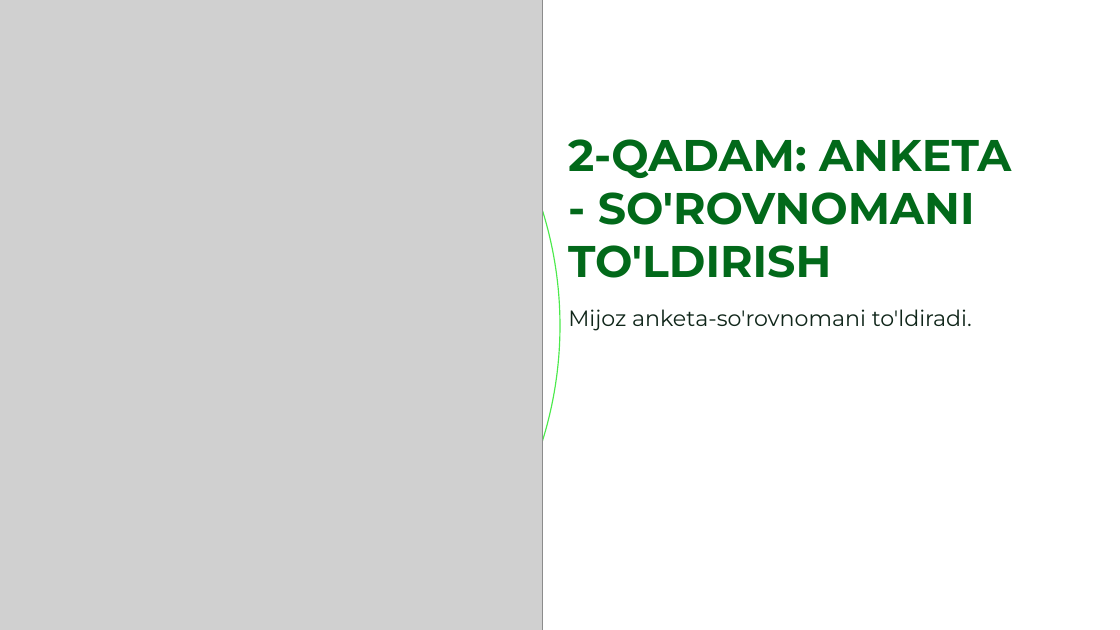
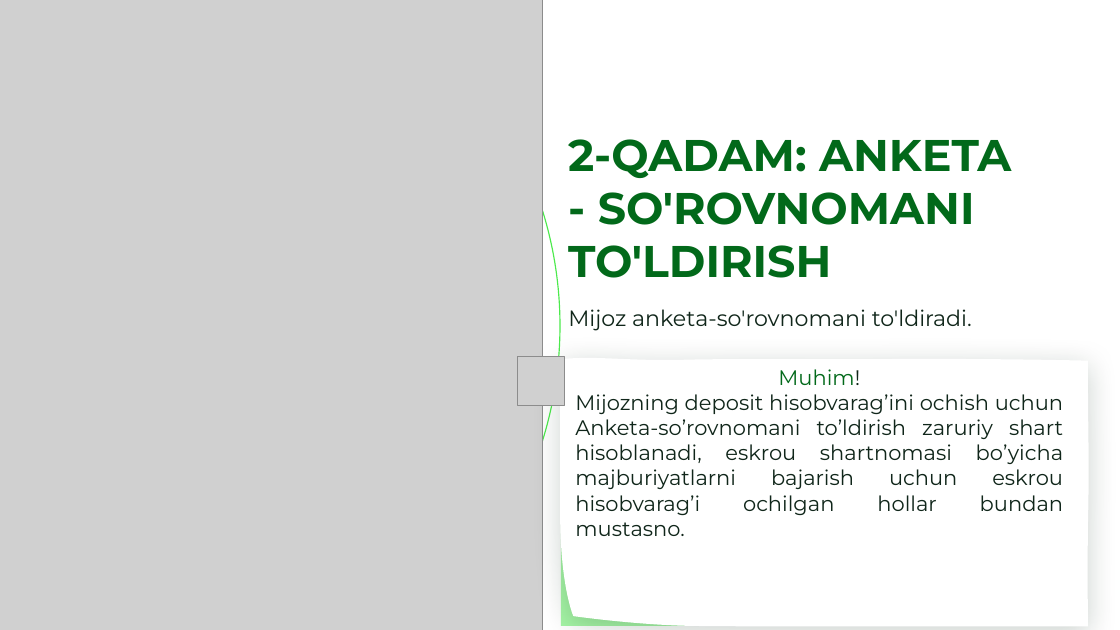
Before and after one commit to pusijuice5-coder/-1, a slide deck: slide 69 of OVZ_kurs_nerezidenty_novyj_dizajn.pptx. Drawn at 1120x630 pixels with LibreOffice and Linux fonts; fonts in the diff are those of the drawing; grey boxes stand for pictures; background and template pictures are left out. Boxes give left, top, right and bottom in pixels: in the first picture for what was removed or moved away, otherwise in the second. Text is boxed around its words. In the diff, an @@ line names an element or a change of style, - is before the commit and + after.

```diff
--- a/OVZ_kurs_nerezidenty_novyj_dizajn.pptx
+++ b/OVZ_kurs_nerezidenty_novyj_dizajn.pptx
@@ picture added at (518,357,565,406) @@
@@ freeform shape added at (560,355,1090,627), fill #FFFFFF @@
@@ text added at (575,369,1063,536), 18 pt, text #10261A @@
+Muhim!
+Mijozning deposit hisobvarag’ini ochish uchun Anketa-so’rovnomani to’ldirish zaruriy shart hisoblanadi, eskrou shartnomasi bo’yicha majburiyatlarni bajarish uchun eskrou hisobvarag’i ochilgan hollar bundan mustasno.
@@ freeform shape added at (561,491,1050,626), fill #4CEA4C at 50% opacity @@
```
Also in this commit, not shown: 27 other slides changed, 1 other file.
